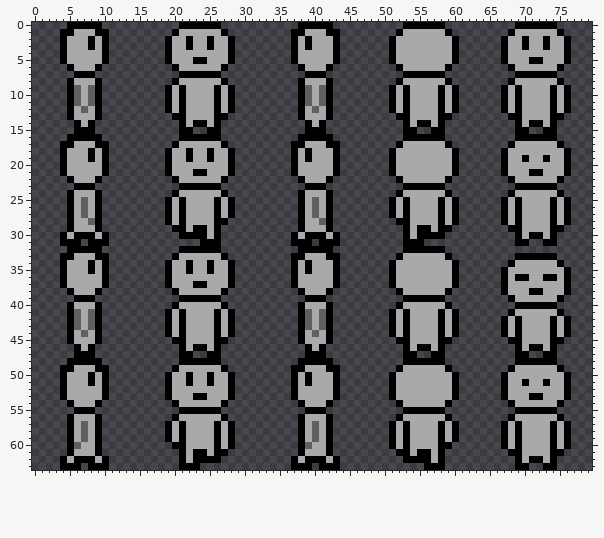
Two versions of one sprite sheet, assets/Game sprites/charsheet1.png. Above is the file before it was changed.
The file is 80x64 pixels.
The result:
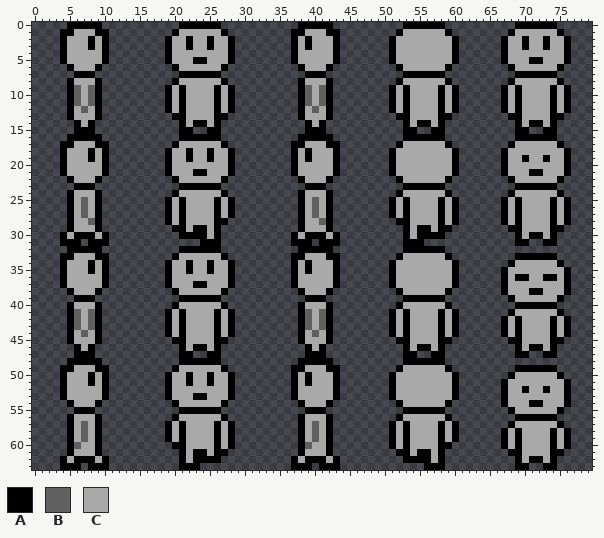
Palette (. is transparent): A #000000  B #606060  C #a9a9a9
Changes in this commit:
y 48: x 69..74 AAAAAA -> ......
y 49: x 68..75 ACCCCCCA -> .AAAAAA.
y 50: x 67..68 AC -> .A; x 75..76 CA -> A.
y 51: x 70 A -> C; x 73 A -> C
y 52: x 70 C -> A; x 73 C -> A
y 53: x 71..72 AA -> CC
y 54: x 67..68 .A -> AC; x 71..72 CC -> AA; x 75..76 A. -> CA
y 55: x 68..75 .AAAAAA. -> ACCCCCCA
y 56: x 68..75 ACCCCCCA -> .AAAAAA.
y 57: x 67..69 ACA -> .AC; x 74..76 ACA -> CA.
Boxes around the changes in both pictures, in picture pixels (x1, y1, x2, y2):
changed: (501, 358, 571, 428)
